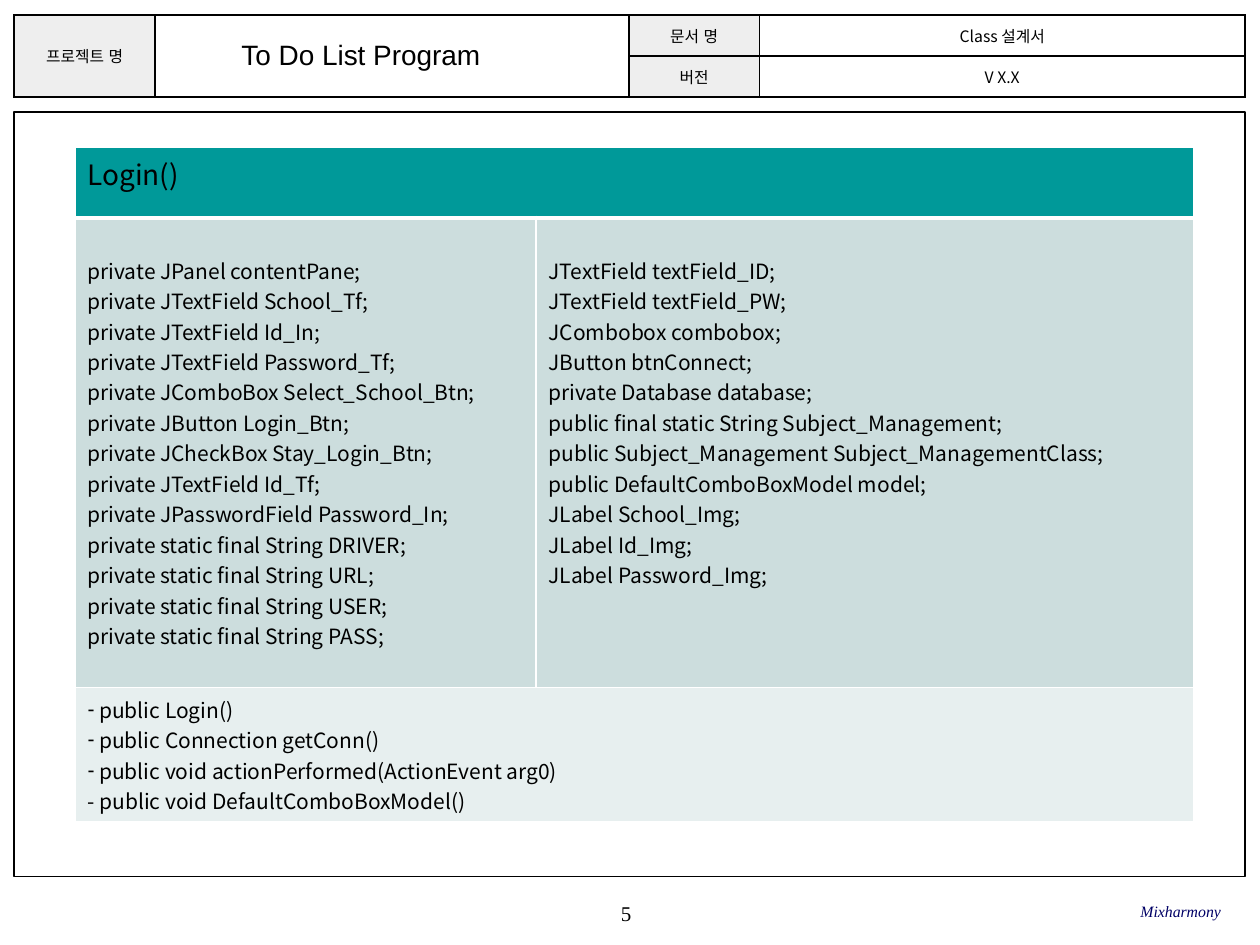
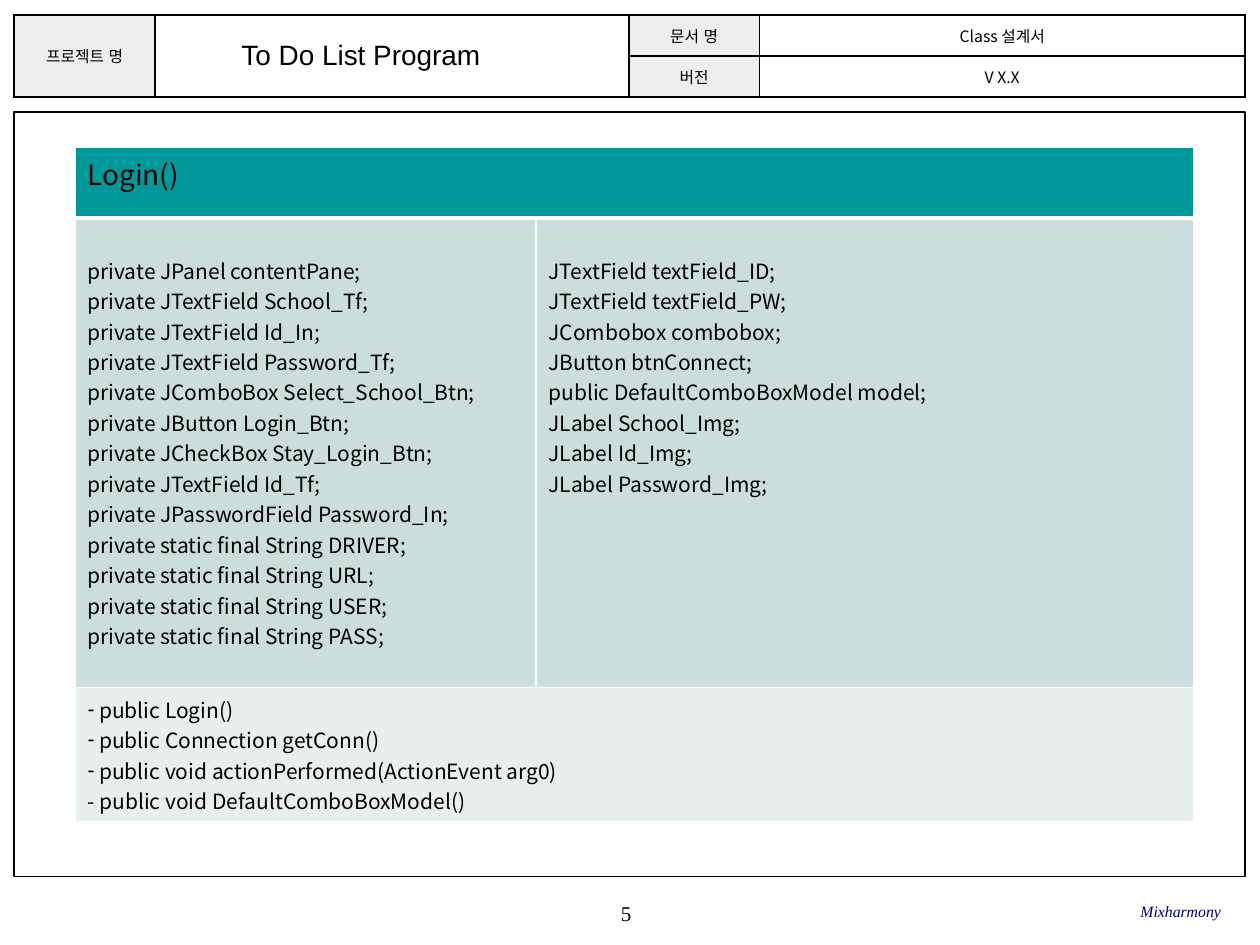
Before and after one commit to SE-admin/SE2017_2_mixharmony, a slide deck: slide 5 of doc/3_ 설계서/Class Design.pptx. Drawn at 1260x945 pixels with LibreOffice and Linux fonts; fonts in the diff are those of the drawing; background and template pictures are left out. Boxes give left, top, right and bottom in pixels: in the first picture for what was removed or moved away, otherwise in the second. Text is boxed around its words. In the diff, an @@ line names an element or a change of style, - is before the commit and + after.

```diff
--- a/doc/3_ 설계서/Class Design.pptx
+++ b/doc/3_ 설계서/Class Design.pptx
@@ table at (x1=76, y1=147, x2=1194, y2=818) @@
-row 2, column 2: JTextField textField_ID; / JTextField textField_PW; / JCombobox combobox; / JButton btnConnect; / private Database database; / public final static String Subject_Management; / public Subject_Management Subject_ManagementClass; / public DefaultComboBoxModel model; / JLabel School_Img; / JLabel Id_Img; / JLabel Password_Img;
+row 2, column 2: JTextField textField_ID; / JTextField textField_PW; / JCombobox combobox; / JButton btnConnect; / public DefaultComboBoxModel model; / JLabel School_Img; / JLabel Id_Img; / JLabel Password_Img;
```
Also in this commit, not shown: 3 other slides changed.
